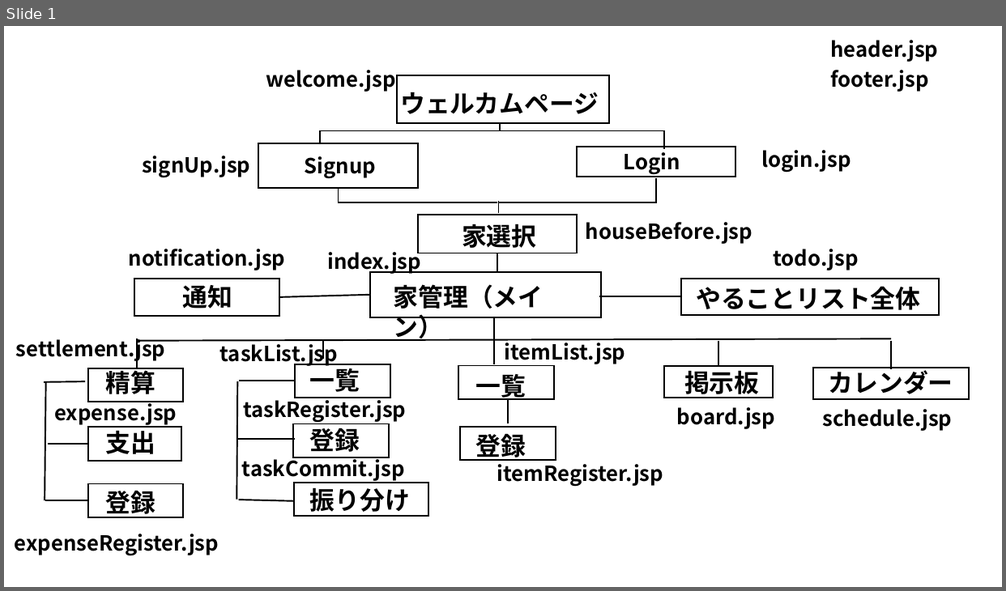
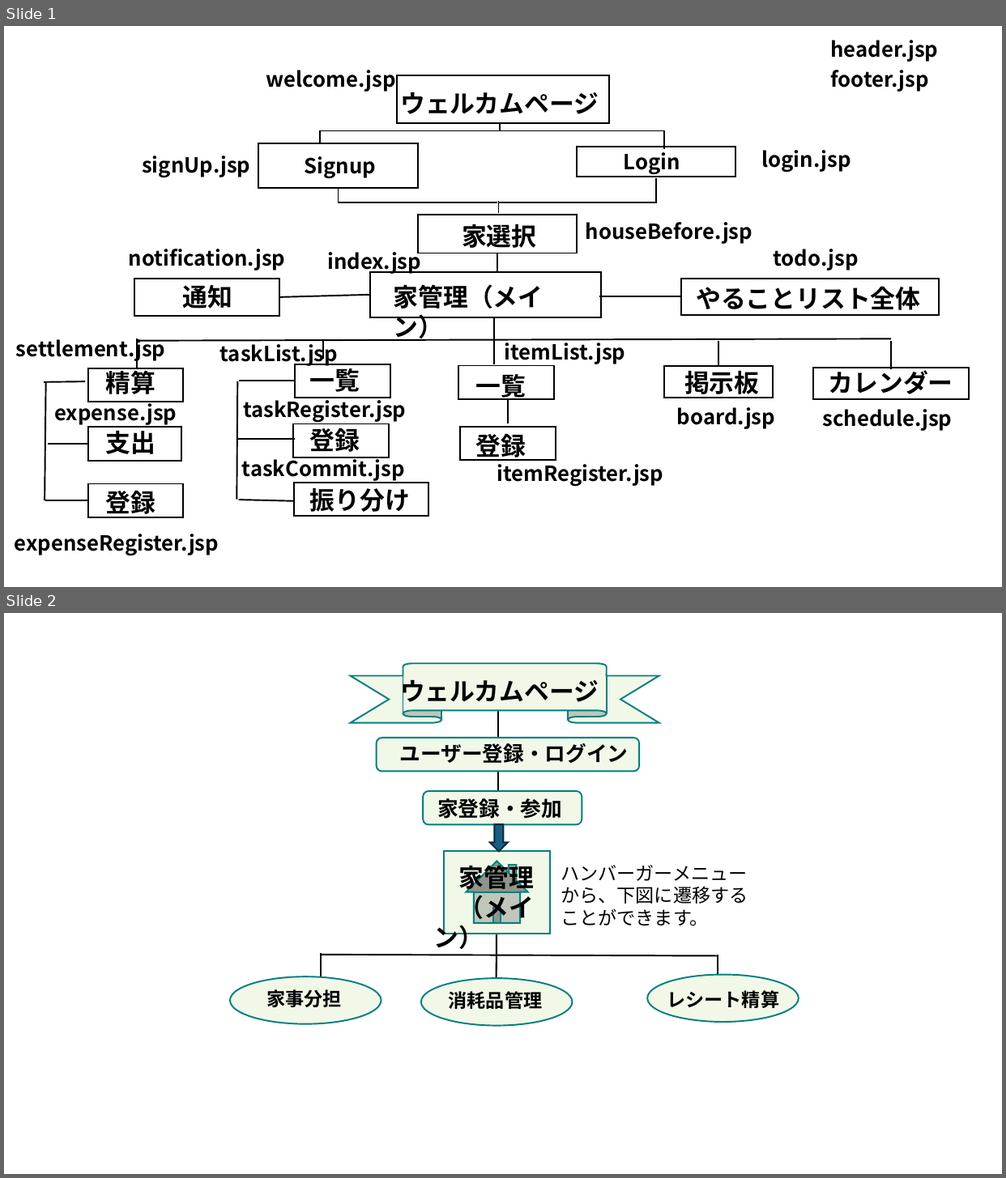
Before and after one commit to plusdojo2024/B2, a slide deck: doc/02_外部設計/遷移図改訂版.pptx. Shown one above the other, each under a label of ours: slide 1 before the commit, slides 1 and 2 after it. The pictures are 1006x591 and 1006x1178 pixels, drawn with LibreOffice and Linux fonts; fonts in the diff are those of the drawing. Boxes give left, top, right and bottom in pixels: in the first picture for what was removed or moved away, otherwise in the second. Text is boxed around its words. In the diff, an @@ line names an element or a change of style, - is before the commit and + after.

```diff
--- a/doc/02_外部設計/遷移図改訂版.pptx
+++ b/doc/02_外部設計/遷移図改訂版.pptx
@@ slide 2 added at [4, 613, 1002, 1174], background #FFFFFF @@
@@ ribbon added at [351, 663, 660, 722], fill #F1F8E8, outline #008080 1.5 pt @@
@@ text added at [400, 675, 599, 708], 24 pt, text #000000, bold @@
+ウェルカムページ
@@ line added from (498, 702) to (498, 855), #000000 1.5 pt @@
@@ line added from (338, 730) to (338, 730), #000000 1.5 pt @@
@@ rounded rectangle added at [376, 738, 639, 772], fill #F1F8E8, outline #008080 1.5 pt @@
@@ text added at [399, 743, 628, 764], 20 pt, text #000000, bold @@
+ユーザー登録・ログイン
@@ rounded rectangle added at [424, 791, 582, 825], fill #F1F8E8, outline #008080 1.5 pt @@
@@ text added at [437, 798, 562, 819], 20 pt, text #000000, bold @@
+家登録・参加
@@ text added at [560, 865, 748, 926], 18 pt, text #000000 @@
+ハンバーガーメニューから、下図に遷移することができます。
@@ line added from (497, 943) to (497, 971), #000000 1.5 pt @@
@@ group added at [230, 825, 799, 1025]: 4 lines, 4 texts, 3 ellipses, 1 action button home, 1 down arrow @@
+家管理
+（メイン）
+レシート精算
+家事分担
+消耗品管理
```
Also in this commit, not shown: 5 other files.
